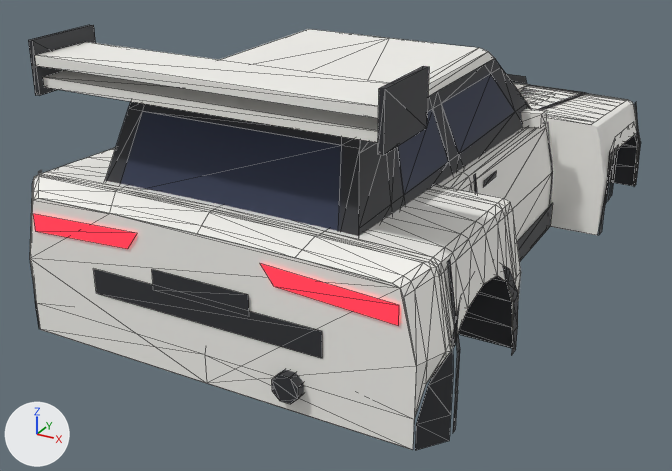
The glTF model assets/meshes/tsubasa/Tsubasa.glb as it was, and as the next commit left it.
Camera for both pictures: a camera (50 mm lens) standing at (7.03, -14.44, 5.8) and looking at (-0.5, -0.74, -1.05). The axes (+X, +Y, +Z) are drawn at lower left. The lights are the same throughout. The first picture is the older version. Mesh edges are drawn as thin lines on the coarser meshes.

Names of what the first picture shows: 'BumperRear', 'Cowl', 'Door_FR', 'Fender_FR', 'Fender_RR', 'Pillars', 'RearWindow', 'Roof', 'RoofWing', 'RoofWingBlade', 'TailGarnish', 'Underbody' and 23 more.
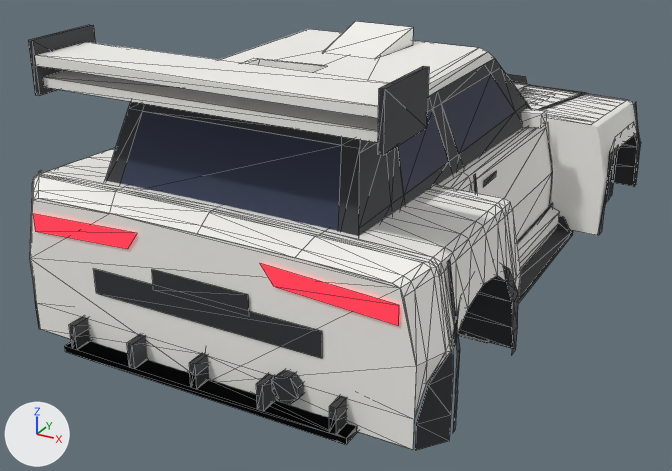
Patch to the scene script:
```diff
--- a/assets/meshes/tsubasa/Tsubasa.glb.py
+++ b/assets/meshes/tsubasa/Tsubasa.glb.py
@@ me_opt_roof_scoop_accroofscoop @@
+me_opt_roof_scoop_accroofscoop.from_pydata([(-0.48, -1.25, 2.42), (0.48, -1.25, 2.42), (0.55, 0.05, 2.7), (-0.55, 0.05, 2.7), (0.55, 0.05, 2.4), (0.48, -1.25, 2.4), (-0.48, -1.25, 2.4), (-0.55, 0.05, 2.4)], [], [(0, 1, 2), (0, 2, 3), (4, 2, 1), (4, 1, 5), (6, 0, 3), (6, 3, 7)])
+me_opt_roof_scoop_accroofscoop.materials.append(mat_body)  # white #f7f6f1
@@ me_opt_roof_fin_accsharkfin @@
+me_opt_roof_fin_accsharkfin.from_pydata([(0.05, -3.9, 2.9), (0.05, -4.25, 2.9), (0.05, -4.25, 2.41), (0.05, -2.0, 2.41), (-0.05, -2.0, 2.41), (-0.05, -4.25, 2.41), (-0.05, -4.25, 2.9), (-0.05, -3.9, 2.9)], [], [(0, 1, 2), (0, 2, 3), (4, 5, 6), (4, 6, 7), (6, 1, 0), (6, 0, 7), (7, 0, 3), (7, 3, 4), (5, 2, 1), (5, 1, 6)])
+me_opt_roof_fin_accsharkfin.materials.append(mat_body)  # white #f7f6f1
@@ ob_opt_skirts_side_accskirt_r @@
+ob_opt_skirts_side_accskirt_r = bpy.data.objects.new('Opt_Skirts_Side_AccSkirt_R', me_opt_skirts_side_accskirt_r)  # 10 vertices, 14 faces; spans x 2.55..2.75, y -2.38..2.38, z -1.46..-0.98; in mat_body (white #f7f6f1)
+ob_opt_skirts_side_accskirt_r.location = (0.0, 0.0, 0.0)
@@ ob_opt_skirts_blade_accsideblade_r @@
+ob_opt_skirts_blade_accsideblade_r = bpy.data.objects.new('Opt_Skirts_Blade_AccSideBlade_R', me_opt_skirts_blade_accsideblade_r)  # 16 vertices, 16 faces; spans x 2.55..3.05, y -2.38..2.38, z -1.48..-1.12; in mat_trim (dark grey #2f3035)
+ob_opt_skirts_blade_accsideblade_r.location = (0.0, 0.0, 0.0)
@@ ob_opt_roof_scoop_accroofscoop @@
+ob_opt_roof_scoop_accroofscoop = bpy.data.objects.new('Opt_Roof_Scoop_AccRoofScoop', me_opt_roof_scoop_accroofscoop)
+ob_opt_roof_scoop_accroofscoop.location = (0.0, 0.0, 0.0)
@@ ob_opt_roof_fin_accsharkfin @@
+ob_opt_roof_fin_accsharkfin = bpy.data.objects.new('Opt_Roof_Fin_AccSharkFin', me_opt_roof_fin_accsharkfin)
+ob_opt_roof_fin_accsharkfin.location = (0.0, 0.0, 0.0)
@@ ob_opt_diffuser_road_accdiffuser @@
+ob_opt_diffuser_road_accdiffuser = bpy.data.objects.new('Opt_Diffuser_Road_AccDiffuser', me_opt_diffuser_road_accdiffuser)  # a box spanning x -2.4..2.4, y -5.74..-5.19, z -1.44..-1.34; a box spanning x -2.25..-2.15, y -5.74..-5.19, z -1.34..-1.12; a box spanning x -0.05..0.05, y -5.74..-5.19, z -1.34..-1.12; a box spanning x 2.15..2.25, y -5.74..-5.19, z -1.34..-1.12; in mat_trim (dark grey #2f3035)
+ob_opt_diffuser_road_accdiffuser.location = (0.0, 0.0, 0.0)
@@ ob_opt_diffuser_race_accdiffuserrace @@
+ob_opt_diffuser_race_accdiffuserrace = bpy.data.objects.new('Opt_Diffuser_Race_AccDiffuserRace', me_opt_diffuser_race_accdiffuserrace)  # a box spanning x -2.4..2.4, y -5.74..-4.84, z -1.44..-1.34; a box spanning x -2.25..-2.15, y -5.74..-4.84, z -1.34..-0.94; a box spanning x -1.15..-1.05, y -5.74..-4.84, z -1.34..-0.94; a box spanning x -0.05..0.05, y -5.74..-4.84, z -1.34..-0.94; a box spanning x 1.05..1.15, y -5.74..-4.84, z -1.34..-0.94; a box spanning x 2.15..2.25, y -5.74..-4.84, z -1.34..-0.94; in mat_trim (dark grey #2f3035)
+ob_opt_diffuser_race_accdiffuserrace.location = (0.0, 0.0, 0.0)
```

Where the change shows, as pixel boxes [x1, y1, x2, y2] in the pictures (672 x 471 px):
'Opt_Diffuser_Road_AccDiffuser', added: after [65, 329, 357, 445]
'Opt_Diffuser_Race_AccDiffuserRace', added: after [65, 317, 357, 443]
'Opt_Roof_Scoop_AccRoofScoop', added: after [323, 21, 413, 59]
'Opt_Skirts_Blade_AccSideBlade_R', added: after [459, 216, 573, 343]
'Opt_Skirts_Side_AccSkirt_R', added: after [458, 207, 560, 337]
'Opt_Roof_Fin_AccSharkFin', added: after [242, 58, 325, 72]
